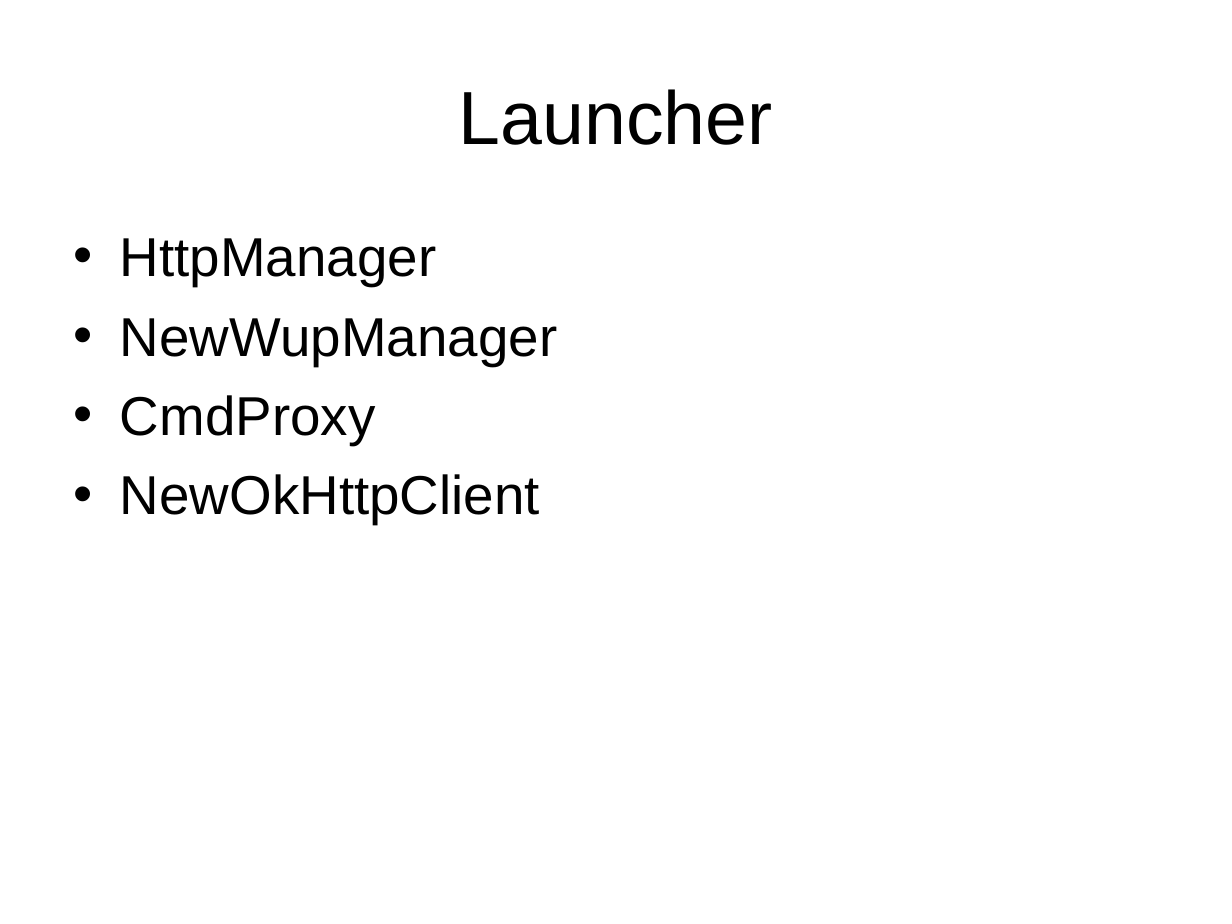
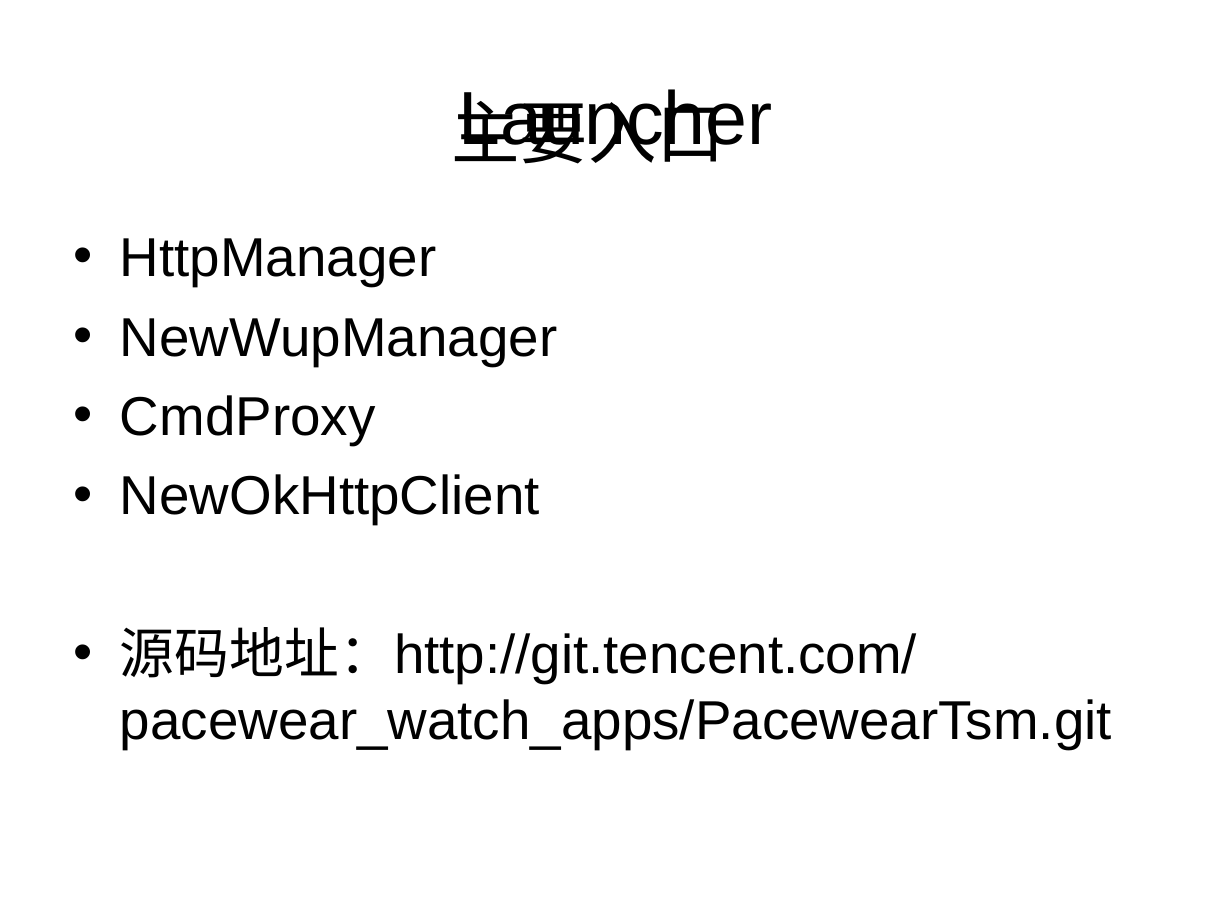
Before and after one commit to bradenwu/HttpFramework, a slide deck: slide 2 of doc/独立通信HttpFramework.ppt. Drawn at 1232x924 pixels with LibreOffice and Linux fonts; fonts in the diff are those of the drawing. Boxes give left, top, right and bottom in pixels: in the first picture for what was removed or moved away, otherwise in the second. Text is boxed around its words. In the diff, an @@ line names an element or a change of style, - is before the commit and + after.

```diff
--- a/doc/独立通信HttpFramework.ppt
+++ b/doc/独立通信HttpFramework.ppt
@@ text added at <box>452,89,726,164</box>, 40 pt, text #000000 @@
+主要入口
@@ text at <box>120,627,1112,749</box>: paragraph added @@
+• 源码地址：http://git.tencent.com/pacewear_watch_apps/PacewearTsm.git
```
Also in this commit, not shown: 5 other slides changed, 1 slide removed, 4 other files.
